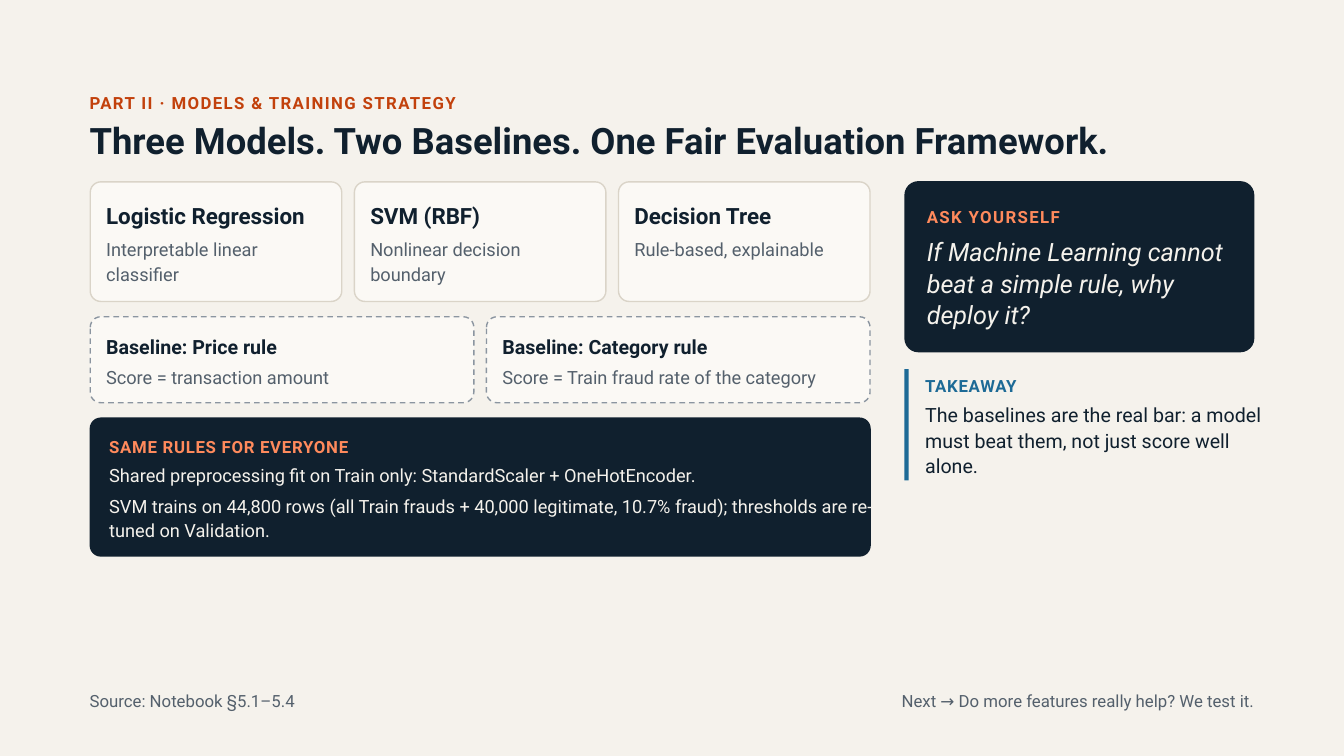
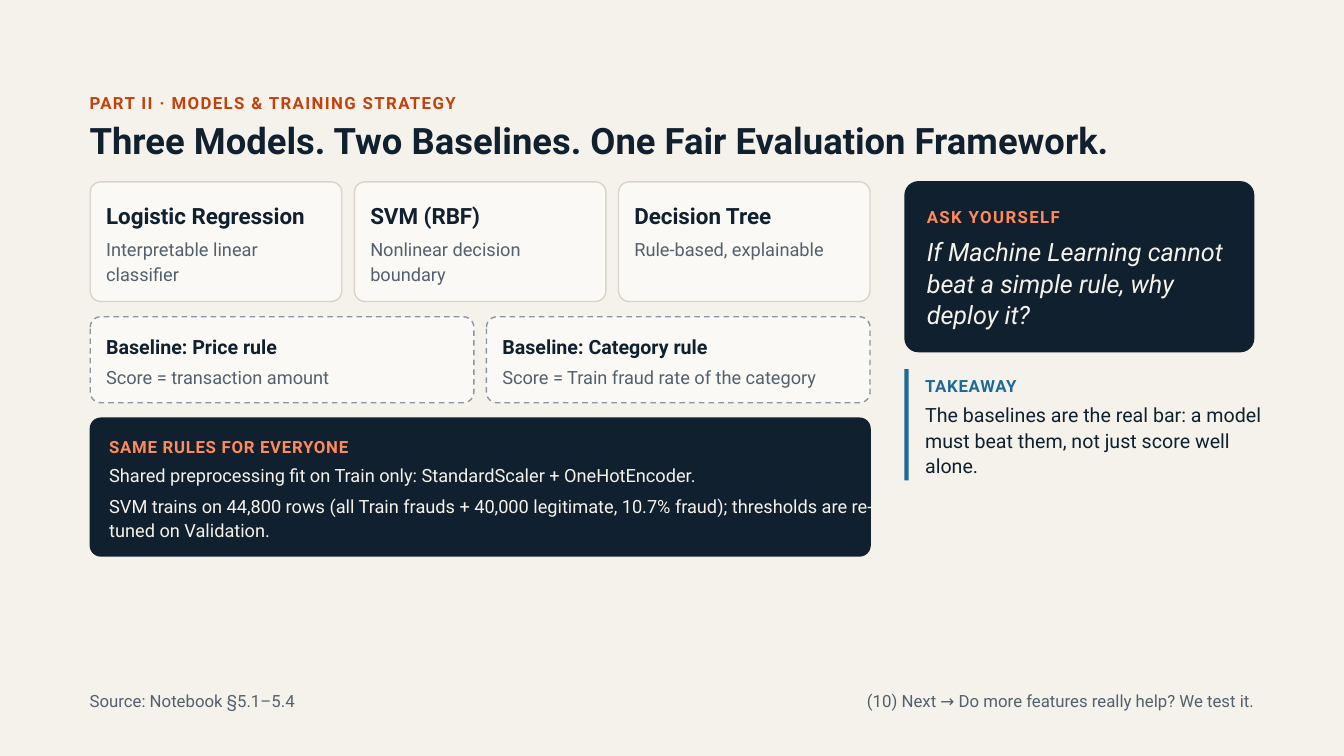
Before and after one commit to DakFu2k6/DS66A_Group_07, a slide deck: slide 10 of Fraud_Detection.pptx. Drawn at 1344x756 pixels with LibreOffice and Linux fonts; fonts in the diff are those of the drawing. Boxes give left, top, right and bottom in pixels: in the first picture for what was removed or moved away, otherwise in the second. Text is boxed around its words. In the diff, an @@ line names an element or a change of style, - is before the commit and + after.

```diff
--- a/Fraud_Detection.pptx
+++ b/Fraud_Detection.pptx
@@ text at (x1=867, y1=694, x2=1254, y2=711): text changed @@
-Next → Do more features really help? We test it.
+(10) Next → Do more features really help? We test it.
```
Also in this commit, not shown: 23 other slides changed, 1 other file.
